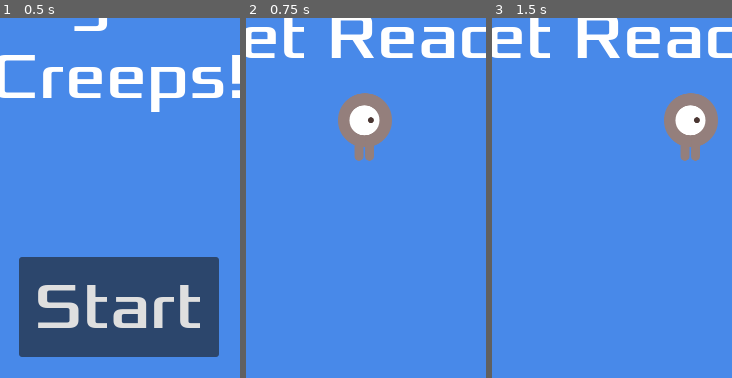
Above: before the commit, frames 1-3 (left to right).
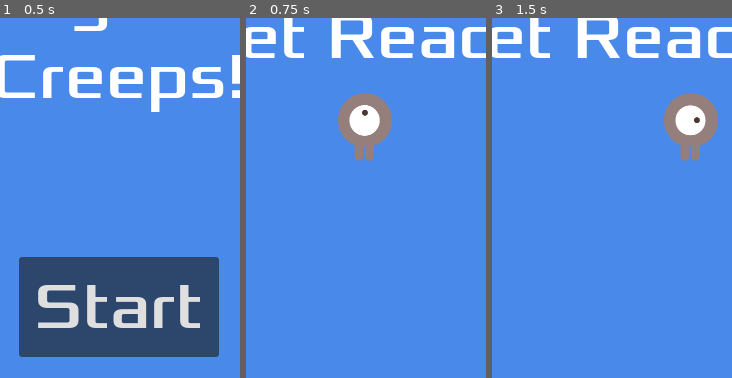
Above: after the commit, the same moments.

Repository: Pleo-alt/Midterms_DodgeTheCreeps
Game: Godot game, scene res://main.tscn
The game is run twice, just before and just after one commit, with the same random seed, the same clock (stepped at 60 frames per second) and the same inputs.
Inputs:
- Up to frame 1 (0.5 s): no input
- Up to frame 2 (0.75 s): click "Start" at 0.5 s
- Up to frame 3 (1.5 s): tap Enter at 1.25 s; hold D (move_right) from 1.28 s (still down)
The pictures show only the part of the screen within x 25-75%, y 47-97%; the shares and areas given below are measured in that part.

Frame 1 is identical in both runs. In frame 2, 0.1% of the frame differs, in the area x 45-56%, y 24-33%; in frame 3, nothing differs.

Commit message:
initial commit

Diff:
--- a/hud.gd
+++ b/hud.gd
@@ -2,12 +2,12 @@
 
 signal start_game
 
-# Called when the node enters the scene tree for the first time.
+
 func _ready():
-	pass # Replace with function body.
+	pass
 
 
-# Called every frame. 'delta' is the elapsed time since the previous frame.
+
 func _process(delta):
 	pass
 
@@ -22,13 +22,13 @@
 func show_game_over():
 	show_message("Game Over")
 
-	# Wait until the MessageTimer has counted down.
+
 	await $MessageTimer.timeout
 
 	$Message.text = "Dodge the\nCreeps!"
 	$Message.show()
 
-	# Make a one-shot timer and wait for it to finish.
+
 	await get_tree().create_timer(1.0).timeout
 	$StartButton.show()
 
--- a/mob.gd
+++ b/mob.gd
@@ -1,13 +1,13 @@
 extends RigidBody2D
 
 
-# Called when the node enters the scene tree for the first time.
+
 func _ready():
 	var mob_types = $AnimatedSprite2D.sprite_frames.get_animation_names()
 	$AnimatedSprite2D.play(mob_types[randi() % mob_types.size()])
 
 
-# Called every frame. 'delta' is the elapsed time since the previous frame.
+
 func _process(delta):
 	pass
 
--- a/player.gd
+++ b/player.gd
@@ -1,22 +1,22 @@
 extends Area2D
 signal hit
 
-@export var speed = 400 # How fast the player will movie (pixels/sec)
-var screen_size #Size of the game window
+@export var speed = 400
+var screen_size
 
 func start(pos):
 	position = pos
 	show()
 	$CollisionShape2D.disabled = false
 
-# Called when the node enters the scene tree for the first time.
+
 func _ready():
 	screen_size = get_viewport_rect().size
 	hide()
 
-# Called every frame. 'delta' is the elapsed time since the previous frame.
+
 func _process(delta):
-	var velocity = Vector2.ZERO # The player's movement vector
+	var velocity = Vector2.ZERO
 	if Input.is_action_pressed("move_right"):
 		velocity.x += 1
 	if Input.is_action_pressed("move_left"):
@@ -45,6 +45,6 @@
 
 
 func _on_body_entered(body):
-	hide() # Player disappears after being hit
+	hide()
 	hit.emit()
 	$CollisionShape2D.set_deferred("disabled", true) #
--- a/player.tscn
+++ b/player.tscn
@@ -42,8 +42,8 @@
 [node name="AnimatedSprite2D" type="AnimatedSprite2D" parent="."]
 scale = Vector2(0.5, 0.5)
 sprite_frames = SubResource("SpriteFrames_2unw0")
-animation = &"walk"
-frame_progress = 0.310776
+animation = &"up"
+frame_progress = 0.999985
 
 [node name="CollisionShape2D" type="CollisionShape2D" parent="."]
 shape = SubResource("CapsuleShape2D_toyok")
